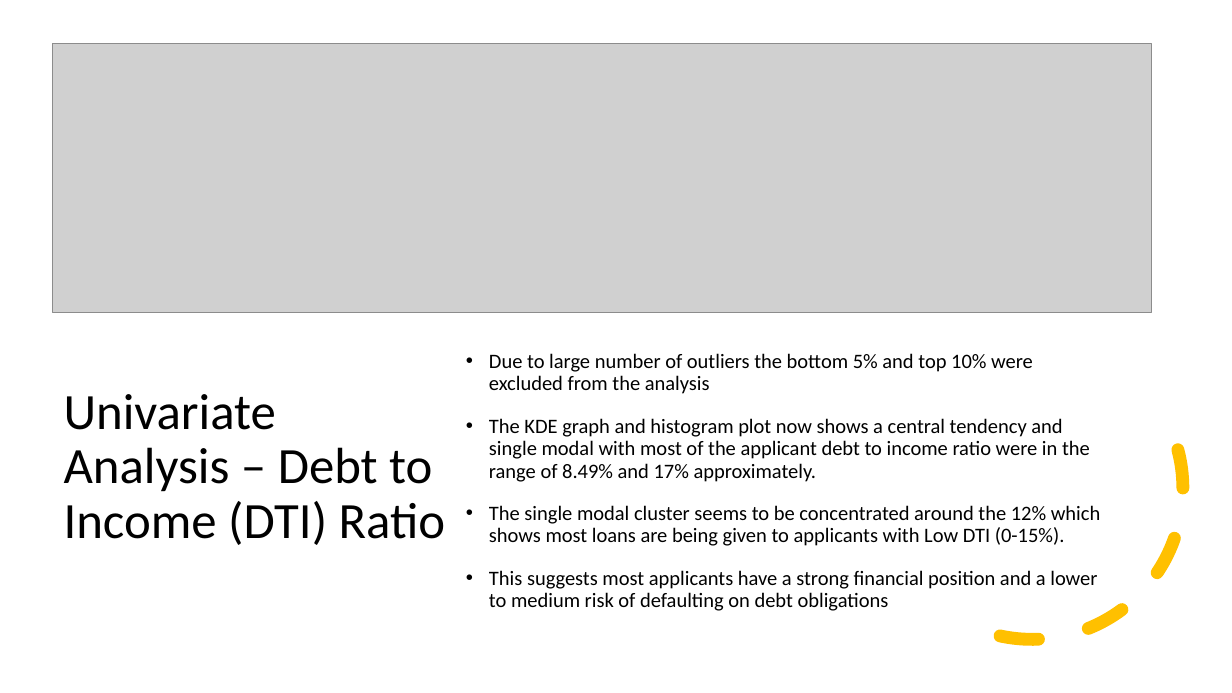
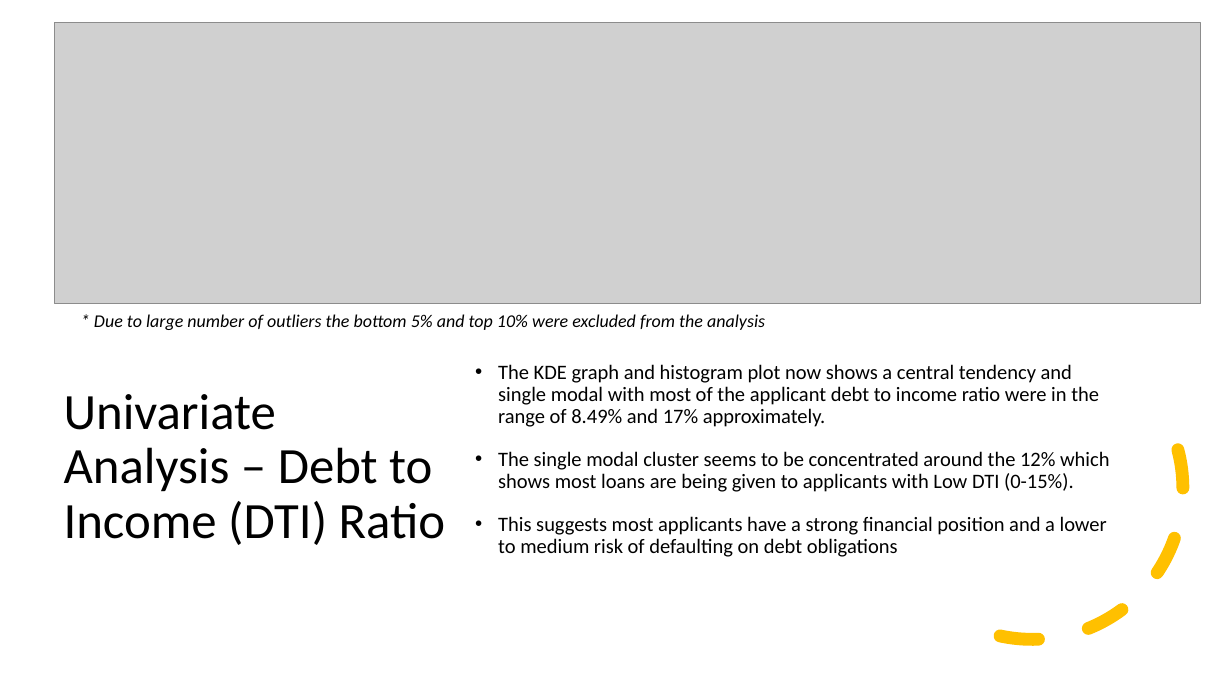
Before and after one commit to prachigoliwadekar/LendingClubCaseStudy, a slide deck: slide 13 of LendingClubCaseStudy.pptx (slide 15 before the commit). Drawn at 1232x693 pixels with LibreOffice and Linux fonts; fonts in the diff are those of the drawing; grey boxes stand for pictures. Boxes give left, top, right and bottom in pixels: in the first picture for what was removed or moved away, otherwise in the second. Text is boxed around its words. In the diff, an @@ line names an element or a change of style, - is before the commit and + after.

Commit message:
Added more graphs, inference summaries, ppt and generated pdf version

```diff
--- a/LendingClubCaseStudy.pptx
+++ b/LendingClubCaseStudy.pptx
@@ picture: place and size @@
-picture at <box>53,43,1152,312</box>
+picture at <box>55,23,1202,304</box>
@@ text added at <box>94,314,765,330</box>, 14 pt, text #000000, italic @@
+* Due to large number of outliers the bottom 5% and top 10% were excluded from the analysis
@@ text "The KDE graph and histogram ...": place and size @@
-text "The KDE graph and histogram ..." at <box>489,353,1100,611</box>
+text "The KDE graph and histogram ..." at <box>498,364,1109,557</box>
@@ text at <box>489,353,1033,394</box>: paragraph removed @@
-• Due to large number of outliers the bottom 5% and top 10% were excluded from the analysis
```
Also in this commit, not shown: 7 other slides changed, 16 slides added, 4 slides removed, 2 other files.
